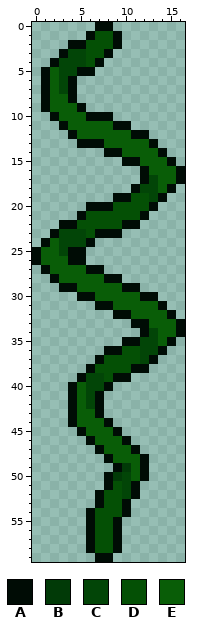
Pixel-art file: cycle/decorations/streamer.aseprite. This is how it looked before the edit.
17x60 pixels, 1 frame.
Visible layers, top first: "Layer 2", "Layer 1".
Palette (. is transparent): A #000c05  B #013a07  C #024507  D #045005  E #095d07
Pixels before, first column x 0:
 0 .......AA........
 1 ......ADDA.......
 2 ....AADDDA.......
 3 ...ACCDDA........
 4 ..ACCCDA.........
 5 .AECCAA..........
 6 .AECA............
 7 .AECA............
 8 .AEEA............
 9 .AEEEA...........
10 ..AEEEAAA........
11 ...AEEEEEAA......
12 ....AEEEEEEAA....
13 .....AAAEEEEEA...
14 ........AAEEEEA..
15 ..........AAEEEA.
16 ............AEEEA
17 ............ACEEA
18 ...........ACCEA.
19 .........AADDCA..
20 ......AAADDDDA...
21 .....ADDDDDDA....
22 ...AADDDDDAA.....
23 ..ACCCDAAA.......
24 .AECCCA..........
25 AEECAA...........
26 AEEEAA...........
27 .AEEEEAA.........
28 ..AEEEEEAA.......
29 ...AAEEEEEAA.....
30 .....AAEEEEEAA...
31 .......AAEEEEEA..
32 .........AAEEEEA.
33 ...........AAEEEA
34 ............ACEEA
35 ..........AACCEA.
36 ........AADDCCA..
37 .......ADDDDCA...
38 ......ADDDDAA....
39 .....ACCDAA......
40 ....AECCA........
41 ....AECA.........
42 ....AECA.........
43 ....AEEA.........
44 ....AEEEA........
45 .....AEEEA.......
46 ......AEEEA......
47 .......AEEEA.....
48 ........AEEEA....
49 .........ABEA....
50 ........ABCEA....
51 ........ADCA.....
52 .......ADDCA.....
53 .......ADDA......
54 ......ADDDA......
55 ......ADDA.......
56 ......ADDA.......
57 ......ADDA.......
58 ......ADDA.......
59 .......AA........
After:
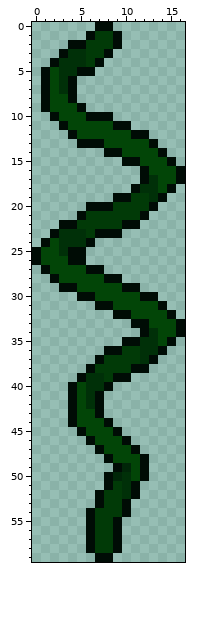
The edit:
colour B: #013a07 -> #002608
colour C: #024507 -> #003008
colour D: #045005 -> #013a07
colour E: #095d07 -> #024507
